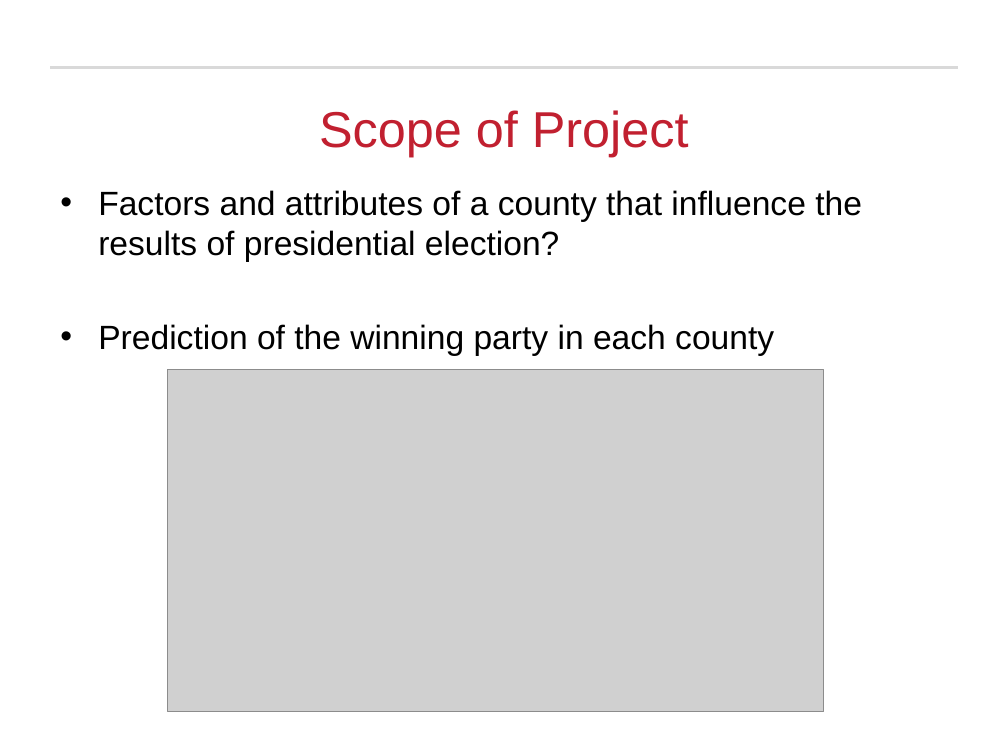
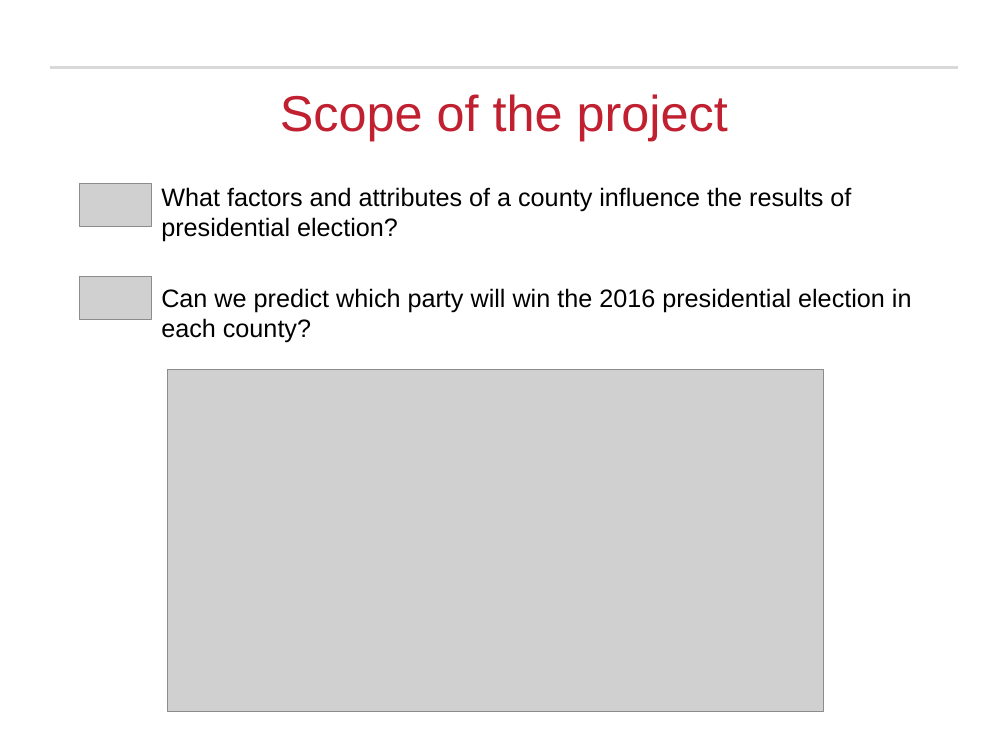
Before and after one commit to rajakash31/Presidential_Election_2016_Classification, a slide deck: slide 4 of Final Submission/Presidential Election Analysis_Final.pptx. Drawn at 1008x756 pixels with LibreOffice and Linux fonts; fonts in the diff are those of the drawing; grey boxes stand for pictures; background and template pictures are left out. Boxes give left, top, right and bottom in pixels: in the first picture for what was removed or moved away, otherwise in the second. Text is boxed around its words. In the diff, an @@ line names an element or a change of style, - is before the commit and + after.

Commit message:
added eda slide

```diff
--- a/Final Submission/Presidential Election Analysis_Final.pptx
+++ b/Final Submission/Presidential Election Analysis_Final.pptx
@@ title at [280, 94, 728, 140]: text changed @@
-Scope of Project
+Scope of the project
@@ picture added at [80, 183, 151, 227] @@
@@ text at [161, 187, 912, 343]: text changed; size 24 to 18 pt @@
-• Factors and attributes of a county that influence the results of presidential election?
-• Prediction of the winning party in each county
+What factors and attributes of a county influence the results of presidential election?
+Can we predict which party will win the 2016 presidential election in each county?
@@ picture added at [80, 276, 151, 320] @@
```
Also in this commit, not shown: 2 other slides changed, 1 slide added, 1 other file.
